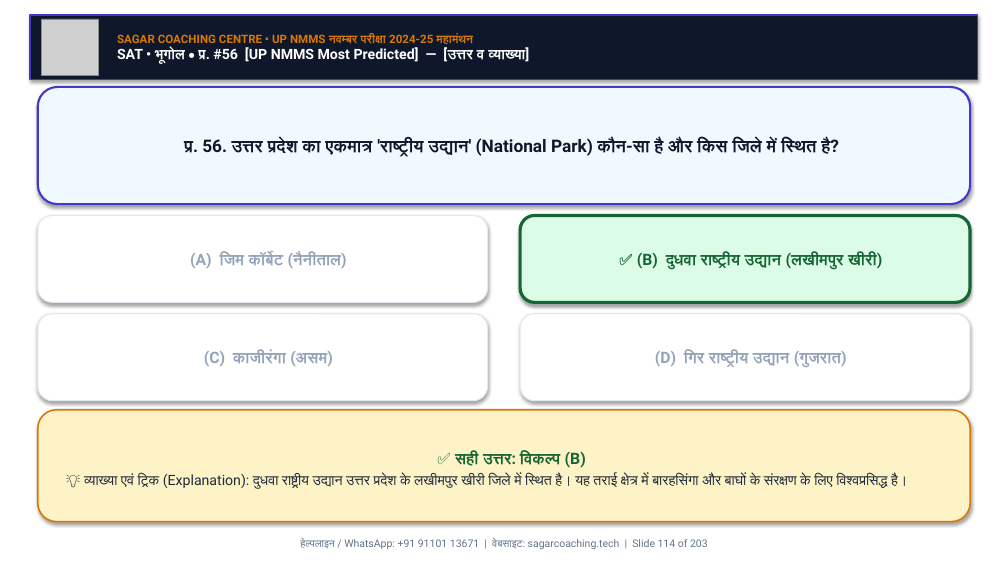
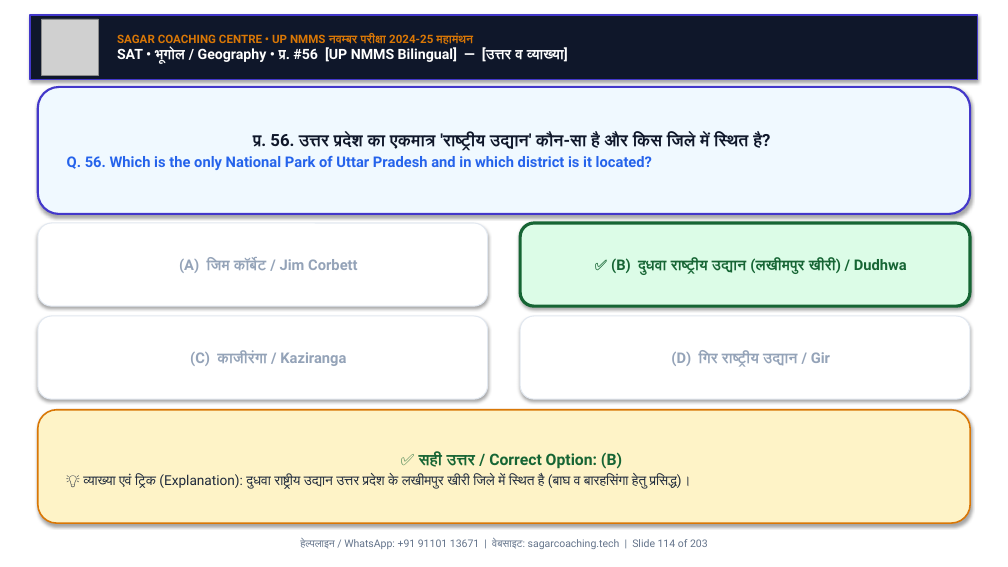
Before and after one commit to Sudhirkr85/nnms, a slide deck: slide 114 of UP_NMMS_MahaManthan_Nov_Exam_SagarSir/UP_NMMS_SAT_MahaManthan_100Q_Nov_Exam.pptx. Drawn at 1008x567 pixels with LibreOffice and Linux fonts; fonts in the diff are those of the drawing; grey boxes stand for pictures. Boxes give left, top, right and bottom in pixels: in the first picture for what was removed or moved away, otherwise in the second. Text is boxed around its words. In the diff, an @@ line names an element or a change of style, - is before the commit and + after.

Commit message:
feat: convert UP NMMS MAT & SAT MahaManthan PPTs and PDFs to bilingual (Hindi + English) format

```diff
--- a/UP_NMMS_MahaManthan_Nov_Exam_SagarSir/UP_NMMS_SAT_MahaManthan_100Q_Nov_Exam.pptx
+++ b/UP_NMMS_MahaManthan_Nov_Exam_SagarSir/UP_NMMS_SAT_MahaManthan_100Q_Nov_Exam.pptx
@@ text at <box>117,47,568,64</box>: text changed @@
-SAT • भूगोल • प्र. #56 [UP NMMS Most Predicted] — [उत्तर व व्याख्या]
+SAT • भूगोल / Geography • प्र. #56 [UP NMMS Bilingual] — [उत्तर व व्याख्या]
@@ rounded rectangle "प्र. 56. उत्तर प्रदेश का ...": place and size @@
-rounded rectangle "प्र. 56. उत्तर प्रदेश का ..." at <box>38,87,970,204</box>
+rounded rectangle "प्र. 56. उत्तर प्रदेश का ..." at <box>38,87,970,214</box>
@@ text in rounded rectangle at <box>67,131,770,170</box>: text changed; size 16.5 to 14 pt; text colour #0F172A to #2563EB @@
-प्र. 56. उत्तर प्रदेश का एकमात्र 'राष्ट्रीय उद्यान' (National Park) कौन-सा है और किस जिले में स्थित है?
+प्र. 56. उत्तर प्रदेश का एकमात्र 'राष्ट्रीय उद्यान' कौन-सा है और किस जिले में स्थित है?
+Q. 56. Which is the only National Park of Uttar Pradesh and in which district is it located?
@@ rounded rectangle "(A) जिम कॉर्बेट / Jim ...": place and size @@
-rounded rectangle "(A) जिम कॉर्बेट / Jim ..." at <box>38,216,488,302</box>
+rounded rectangle "(A) जिम कॉर्बेट / Jim ..." at <box>38,223,488,306</box>
@@ rounded rectangle "✅ (B) दुधवा राष्ट्रीय उद्यान ...": place and size @@
-rounded rectangle "✅ (B) दुधवा राष्ट्रीय उद्यान ..." at <box>520,216,970,302</box>
+rounded rectangle "✅ (B) दुधवा राष्ट्रीय उद्यान ..." at <box>520,223,970,306</box>
@@ text in rounded rectangle at <box>179,258,358,273</box>: text changed; size 15 to 14 pt @@
-(A) जिम कॉर्बेट (नैनीताल)
+(A) जिम कॉर्बेट / Jim Corbett
@@ text in rounded rectangle at <box>611,257,907,275</box>: text changed; size 15 to 14 pt @@
-✅ (B) दुधवा राष्ट्रीय उद्यान (लखीमपुर खीरी)
+✅ (B) दुधवा राष्ट्रीय उद्यान (लखीमपुर खीरी) / Dudhwa
@@ text in rounded rectangle at <box>190,351,346,366</box>: text changed; size 15 to 14 pt @@
-(C) काजीरंगा (असम)
+(C) काजीरंगा / Kaziranga
@@ text in rounded rectangle at <box>671,351,830,367</box>: text changed; size 15 to 14 pt @@
-(D) गिर राष्ट्रीय उद्यान (गुजरात)
+(D) गिर राष्ट्रीय उद्यान / Gir
@@ text in rounded rectangle at <box>83,452,691,489</box>: text changed; size 13.5 to 13 pt @@
-✅ सही उत्तर: विकल्प (B)
-💡 व्याख्या एवं ट्रिक (Explanation): दुधवा राष्ट्रीय उद्यान उत्तर प्रदेश के लखीमपुर खीरी जिले में स्थित है। यह तराई क्षेत्र में बारहसिंगा और बाघों के संरक्षण के लिए विश्वप्रसिद्ध है।
+✅ सही उत्तर / Correct Option: (B)
+💡 व्याख्या एवं ट्रिक (Explanation): दुधवा राष्ट्रीय उद्यान उत्तर प्रदेश के लखीमपुर खीरी जिले में स्थित है (बाघ व बारहसिंगा हेतु प्रसिद्ध)।
```
Also in this commit, not shown: 200 other slides changed, 9 other files.
